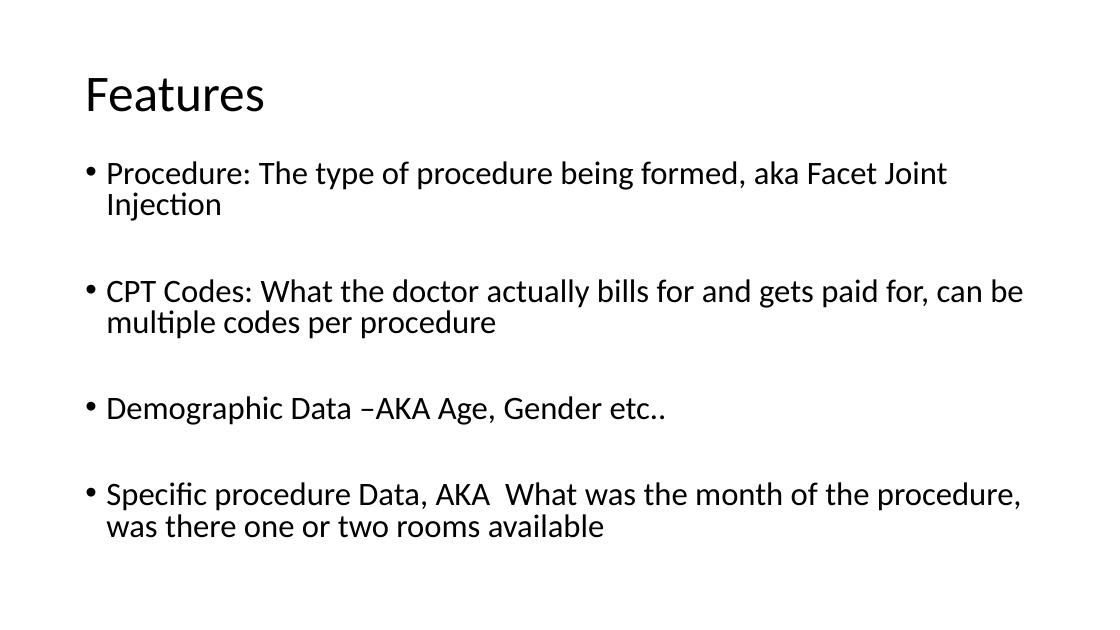
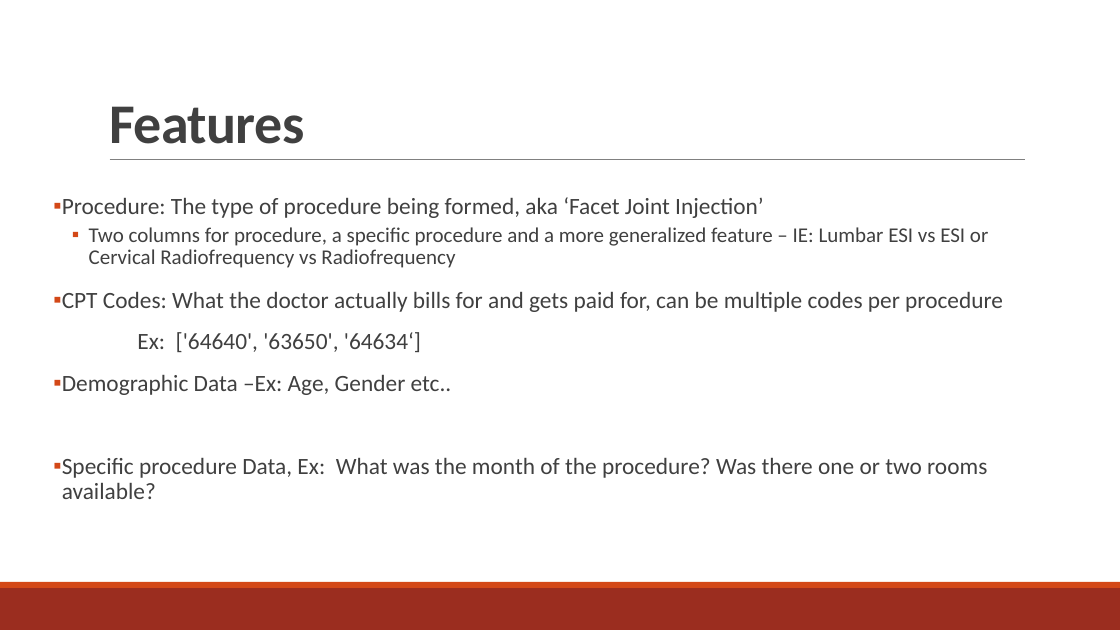
Before and after one commit to j-v-k/sfdat28, a slide deck: slide 7 of JVK-HOS Project/PREDICTING _PROCEDURE _TIMES.pptx. Drawn at 1120x630 pixels with LibreOffice and Linux fonts; fonts in the diff are those of the drawing. Boxes give left, top, right and bottom in pixels: in the first picture for what was removed or moved away, otherwise in the second. Text is boxed around its words. In the diff, an @@ line names an element or a change of style, - is before the commit and + after.

```diff
--- a/JVK-HOS Project/PREDICTING _PROCEDURE _TIMES.pptx
+++ b/JVK-HOS Project/PREDICTING _PROCEDURE _TIMES.pptx
@@ title "Features" moved from (x1=85, y1=78, x2=264, y2=112) to (x1=109, y1=106, x2=304, y2=144) @@
@@ title "Features" at (x1=109, y1=106, x2=304, y2=144): size 44 to 48 pt, text colour #000000 to #404040, letter spacing 0 to -0.5 pt, bold on; line spacing 0.9 to 0.85; vertical alignment middle to bottom @@
@@ line added from (110, 160) to (1026, 160), #808080 0.5 pt @@
@@ text "Procedure: The type of procedure ..." moved from (x1=106, y1=161, x2=1023, y2=538) to (x1=62, y1=197, x2=1003, y2=499) @@
@@ text at (x1=62, y1=197, x2=988, y2=268): text changed; size 28 to 18 pt; text colour #000000 to #404040 @@
-• Procedure: The type of procedure being formed, aka Facet Joint Injection
+▪ Procedure: The type of procedure being formed, aka ‘Facet Joint Injection’
+  ▪ Two columns for procedure, a specific procedure and a more generalized feature – IE: Lumbar ESI vs ESI or Cervical Radiofrequency vs Radiofrequency
@@ text at (x1=62, y1=292, x2=1003, y2=312): size 28 to 20 pt, text colour #000000 to #404040 in "CPT Codes: What the doctor actually bills ..."; bullet • to ▪; line spacing 0.8 to 0.9; more space between paragraphs @@
@@ text at (x1=62, y1=332, x2=987, y2=499): text changed; size 28 to 20 pt; text colour #000000 to #404040 @@
-• Demographic Data –AKA Age, Gender etc..
-• Specific procedure Data, AKA What was the month of the procedure, was there one or two rooms available
+Ex: ['64640', '63650', '64634‘]
+▪ Demographic Data –Ex: Age, Gender etc..
+▪ Specific procedure Data, Ex: What was the month of the procedure? Was there one or two rooms available?
@@ rectangle added at (x1=0, y1=588, x2=1120, y2=630), fill #9B2D1F @@
@@ rectangle added at (x1=0, y1=582, x2=1120, y2=588), fill #D34817 @@
```
Also in this commit, not shown: 7 other slides changed, 16 slides added, 5 slides removed, 18 other files.
